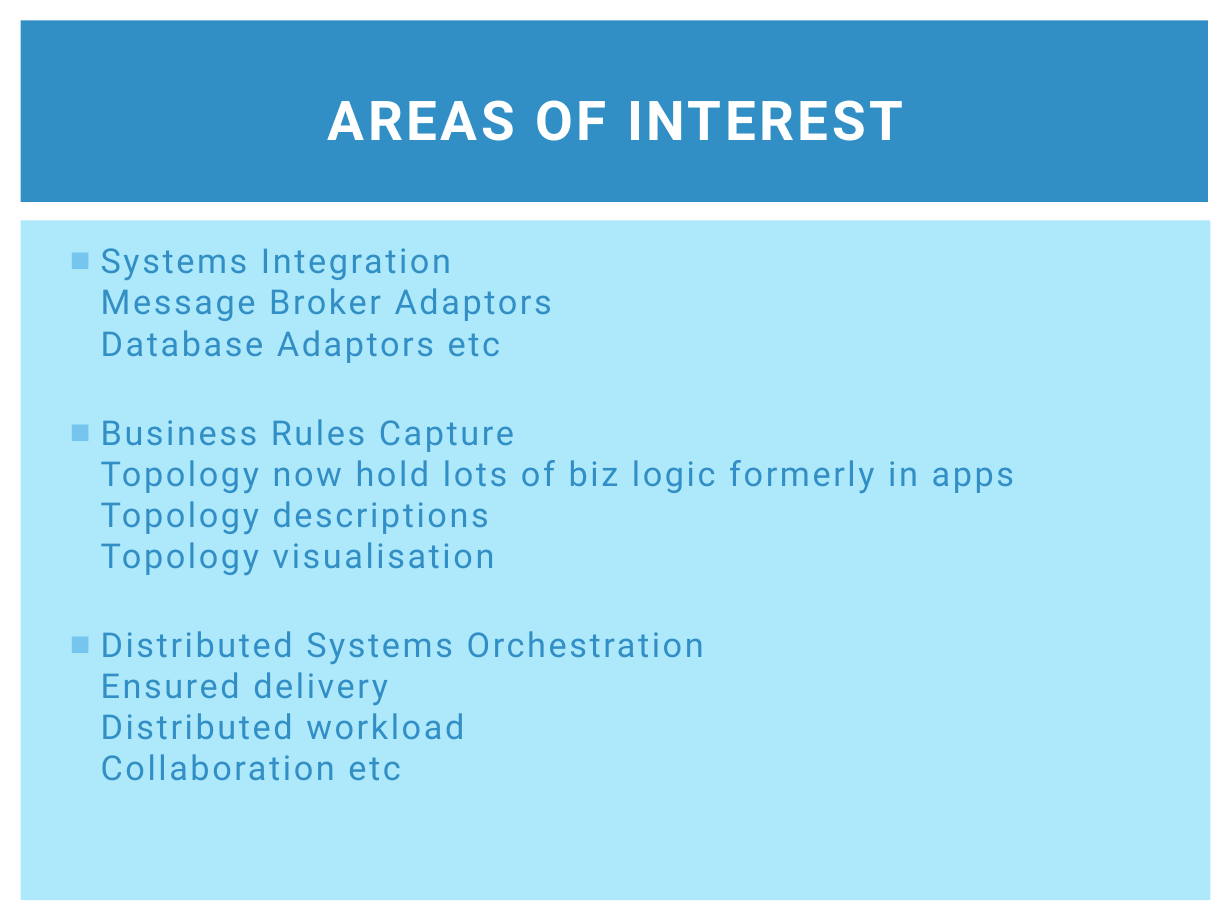
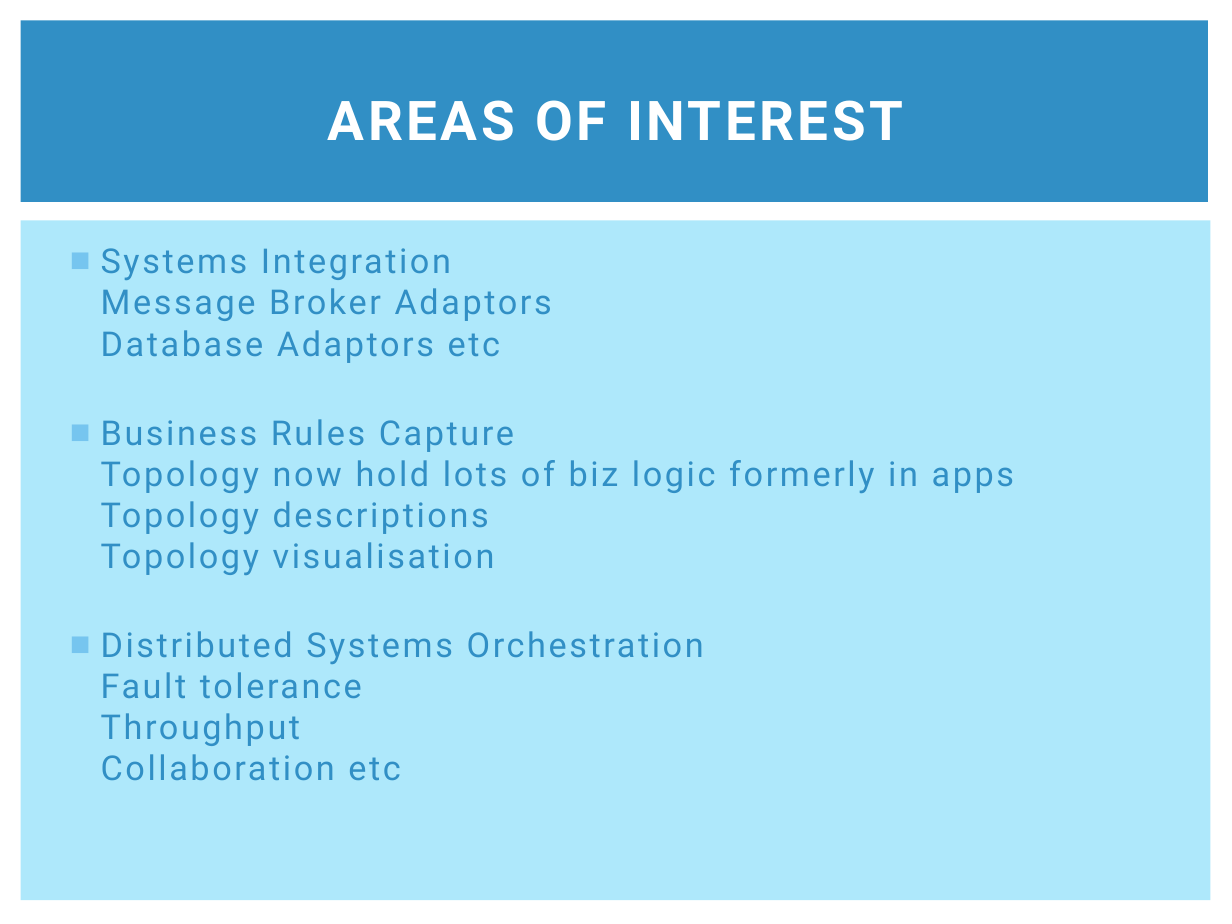
Before and after one commit to clumsyjedi/euroclojure2013, a slide deck: slide 3 of SLIDES.pptx. Drawn at 1232x924 pixels with LibreOffice and Linux fonts; fonts in the diff are those of the drawing. Boxes give left, top, right and bottom in pixels: in the first picture for what was removed or moved away, otherwise in the second. Text is boxed around its words. In the diff, an @@ line names an element or a change of style, - is before the commit and + after.

```diff
--- a/SLIDES.pptx
+++ b/SLIDES.pptx
@@ text at bbox=[101, 631, 704, 780]: text changed @@
-■ Distributed Systems Orchestration
-  Ensured delivery
-  Distributed workload
-  Collaboration etc
+■ Distributed Systems Orchestration
+  Fault tolerance
+  Throughput
+  Collaboration etc
```
Also in this commit, not shown: 12 other slides changed, 28 other files.
